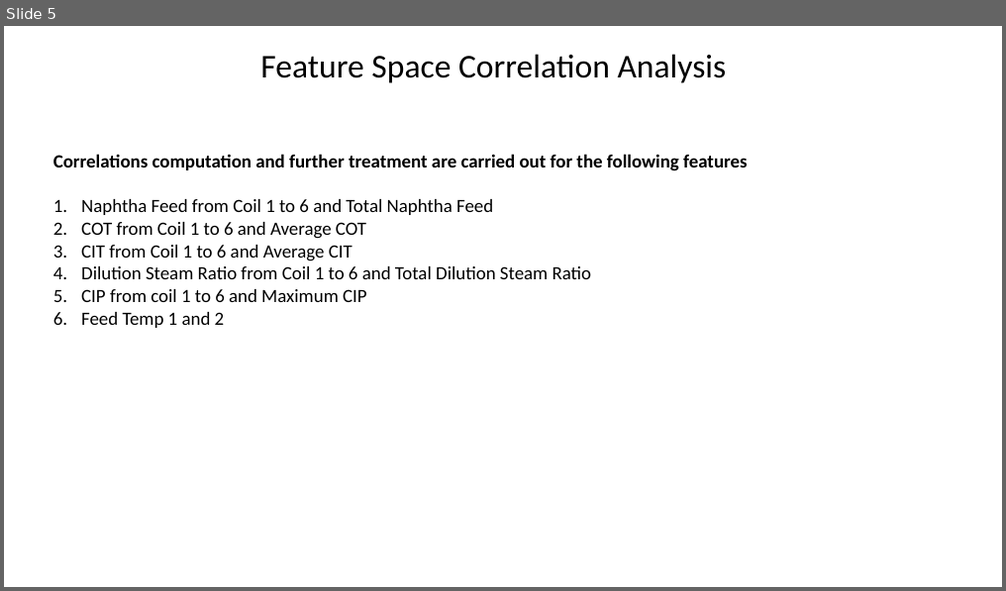
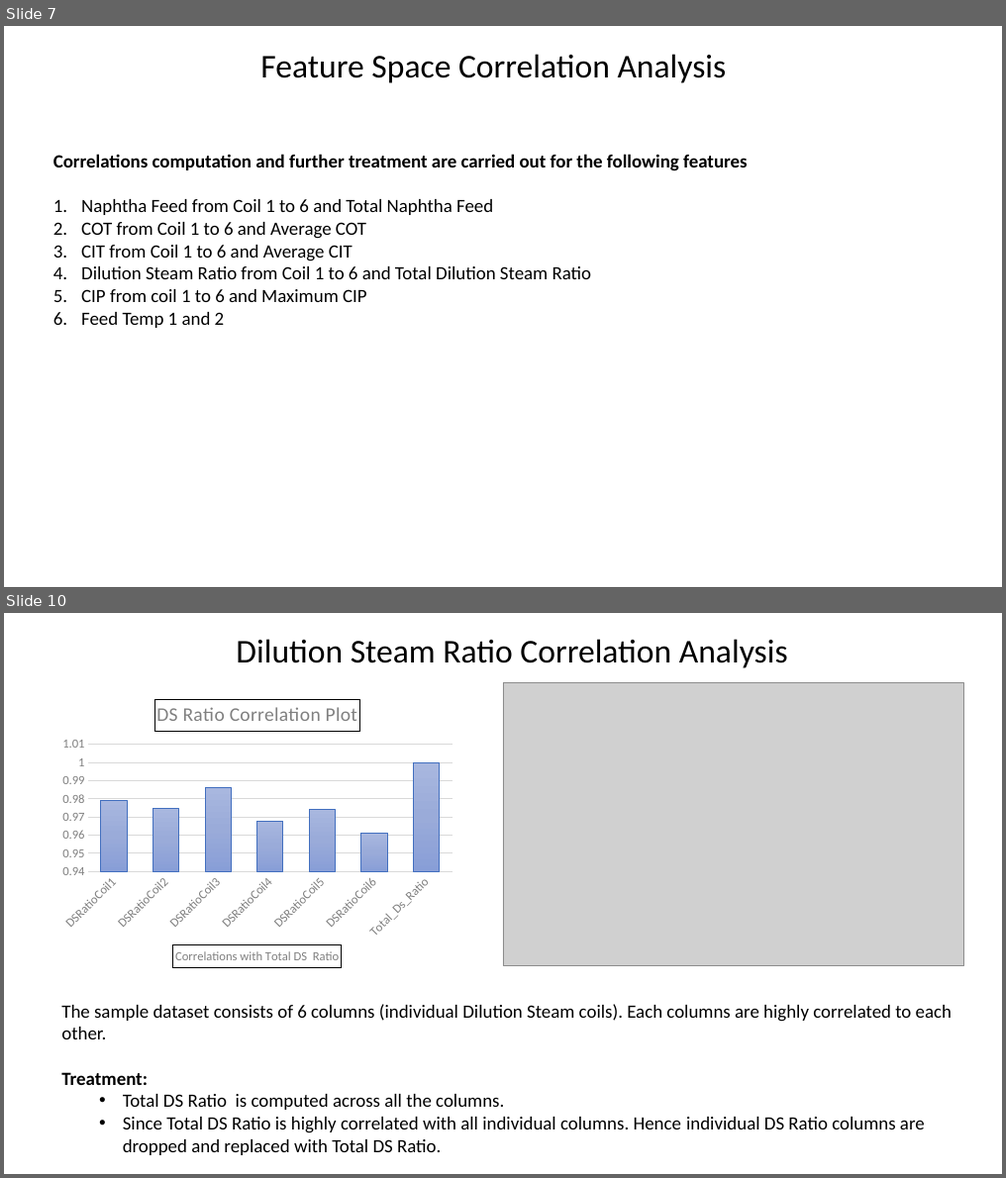
Before and after one commit to SabyasachiBhadra/CAP_106, a slide deck: CAP_106_Research_Env/EDA_Report/New Microsoft PowerPoint Presentation.pptx. Shown one above the other, each under a label of ours: slide 5 before the commit, slides 7 and 10 after it; the slides between them are not shown. The pictures are 1006x591 and 1006x1178 pixels, drawn with LibreOffice and Linux fonts; fonts in the diff are those of the drawing; grey boxes stand for pictures. Boxes give left, top, right and bottom in pixels: in the first picture for what was removed or moved away, otherwise in the second. Text is boxed around its words. In the diff, an @@ line names an element or a change of style, - is before the commit and + after.

```diff
--- a/CAP_106_Research_Env/EDA_Report/New Microsoft PowerPoint Presentation.pptx
+++ b/CAP_106_Research_Env/EDA_Report/New Microsoft PowerPoint Presentation.pptx
@@ slide 10 added at (x1=4, y1=613, x2=1002, y2=1174), background #FFFFFF @@
@@ text added at (x1=236, y1=639, x2=788, y2=668), 32 pt, text #000000 @@
+Dilution Steam Ratio Correlation Analysis
@@ column chart added at (x1=54, y1=689, x2=460, y2=980) @@
+title "DS Ratio Correlation Plot "
+categories: DSRatioCoil1, DSRatioCoil2, DSRatioCoil3, DSRatioCoil4, DSRatioCoil5, DSRatioCoil6, Total_Ds_Ratio
+Series 1: 0.98, 0.97, 0.99, 0.97, 0.97, 0.96, 1
@@ picture added at (x1=503, y1=683, x2=963, y2=966) @@
@@ text added at (x1=61, y1=1004, x2=951, y2=1156), 18 pt, text #000000 @@
+The sample dataset consists of 6 columns (individual Dilution Steam coils). Each columns are highly correlated to each other.
+Treatment:
+  • Total DS Ratio is computed across all the columns.
+  • Since Total DS Ratio is highly correlated with all individual columns. Hence individual DS Ratio columns are dropped and replaced with Total DS Ratio.
@@ what was slide 5 is now slide 7 @@
```
Also in this commit, not shown: 6 other slides added, 23 other files.
